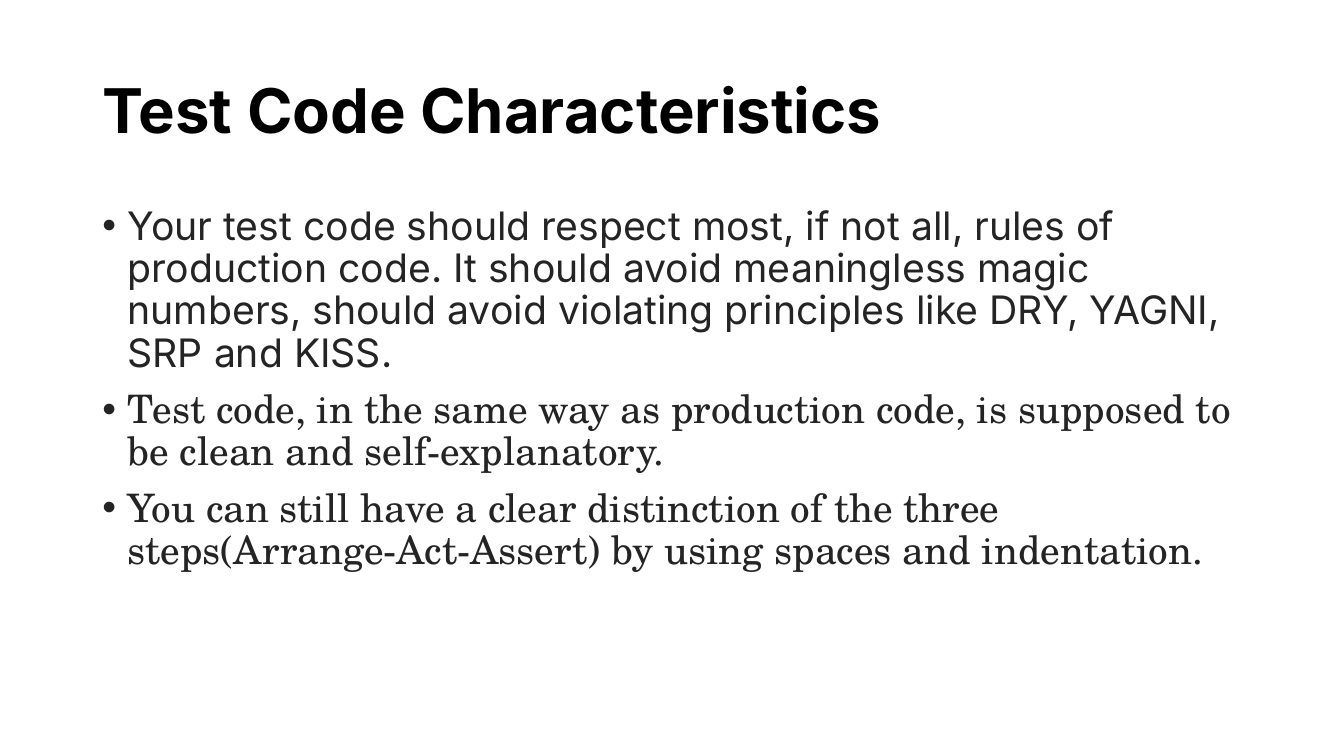
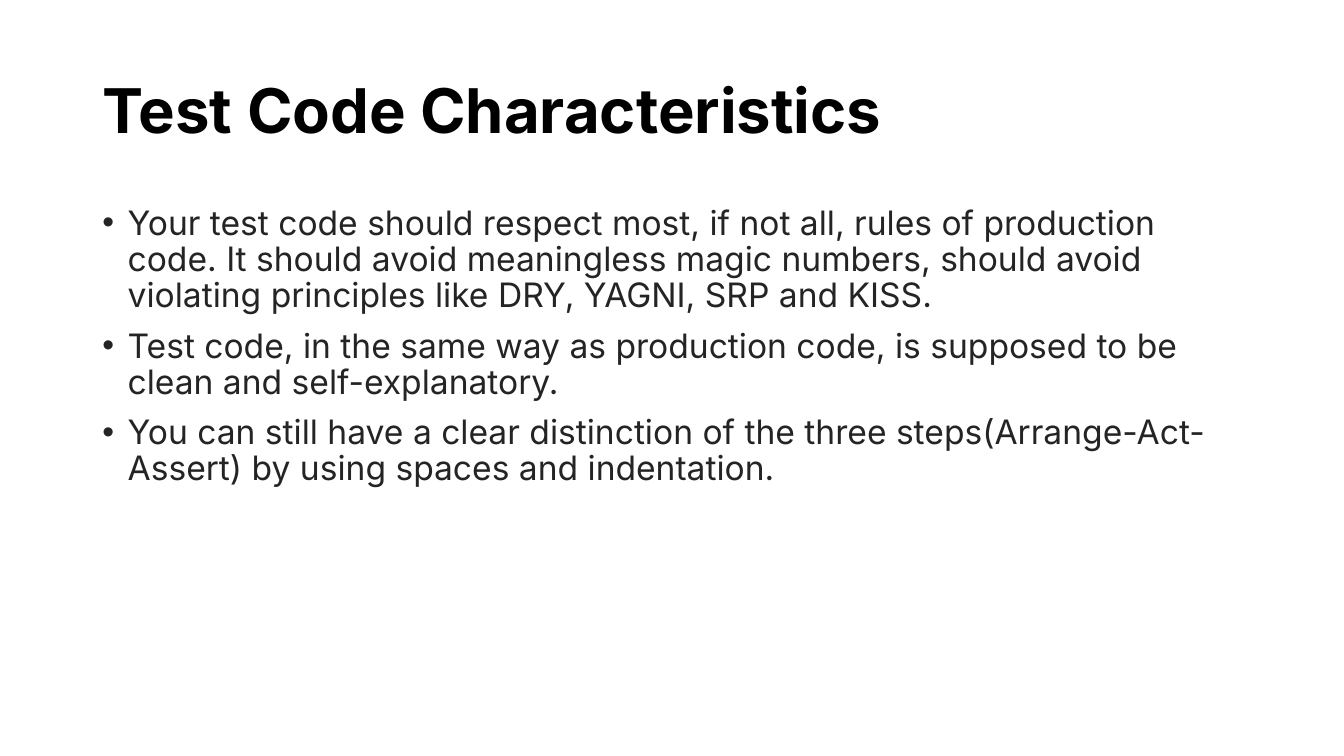
Before and after one commit to fmontazeri/Knowledeg, a slide deck: slide 35 of TDD.pptx. Drawn at 1344x756 pixels with LibreOffice and Linux fonts; fonts in the diff are those of the drawing. Boxes give left, top, right and bottom in pixels: in the first picture for what was removed or moved away, otherwise in the second. Text is boxed around its words. In the diff, an @@ line names an element or a change of style, - is before the commit and + after.

Commit message:
change tdd file

```diff
--- a/TDD.pptx
+++ b/TDD.pptx
@@ text "Your test code should respect ..." at box(128, 209, 1205, 488): size 28 to 24 pt; font TeX Gyre Schola to Inter in "Test code, in the same way as ...", "You can still have a clear distinction ..." @@
```
Also in this commit, not shown: 3 other slides changed.
